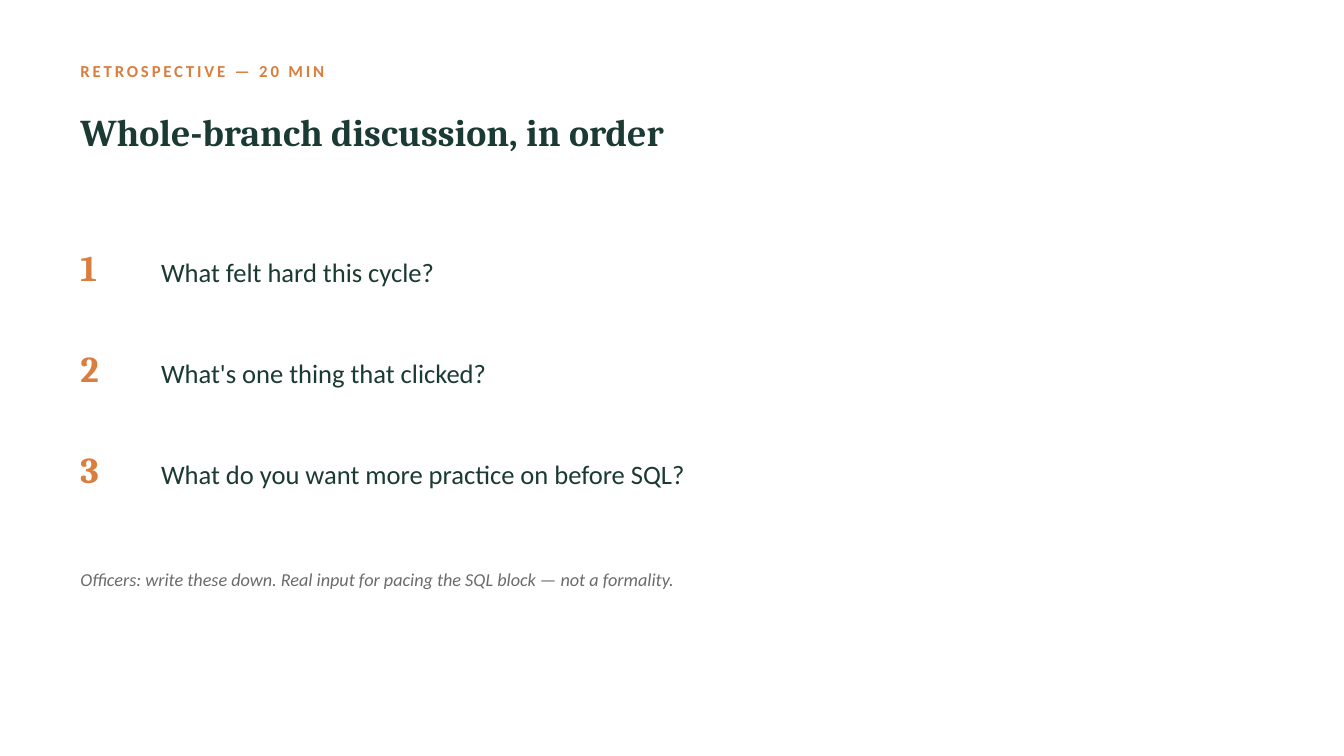
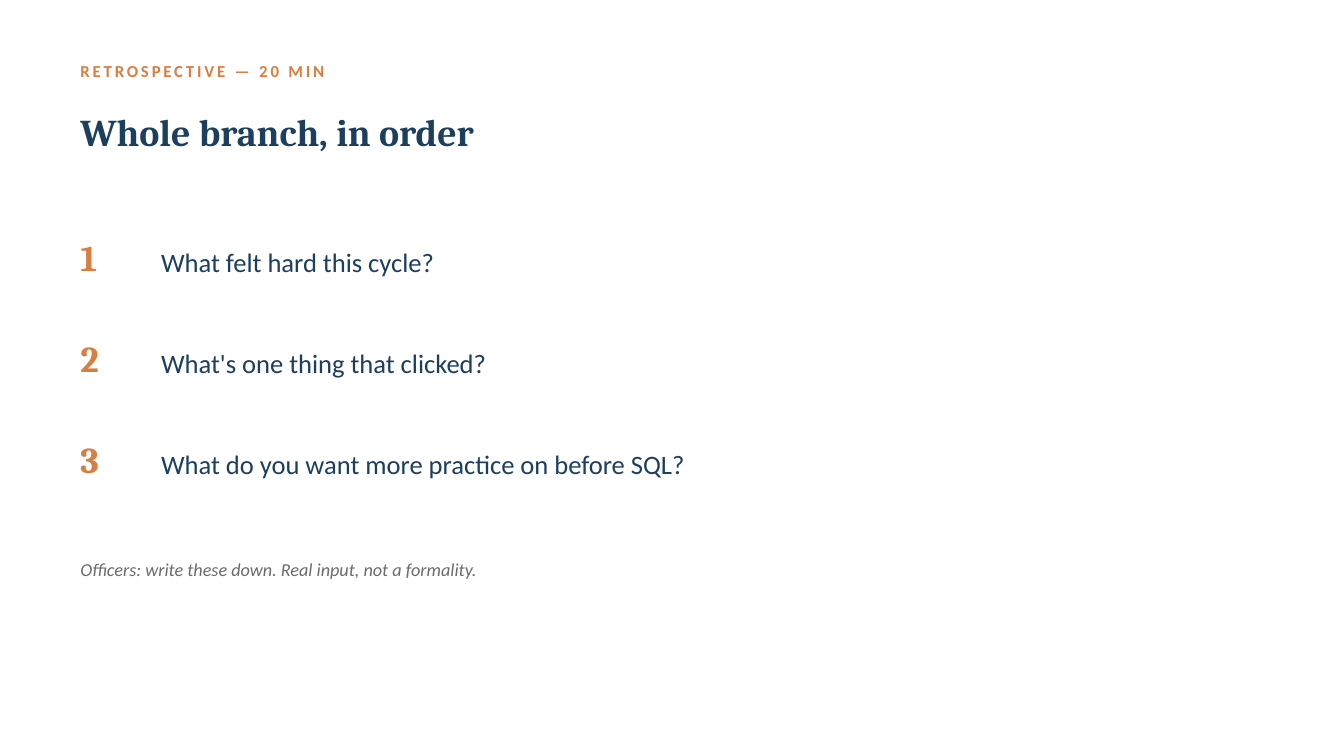
Before and after one commit to Zahi-Rahman/DSDG-Data-Analytics-Branch, a slide deck: slide 4 of week-04-mini-project-review/slides/week-04-slides.pptx (slide 5 before the commit). Drawn at 1344x756 pixels with LibreOffice and Linux fonts; fonts in the diff are those of the drawing. Boxes give left, top, right and bottom in pixels: in the first picture for what was removed or moved away, otherwise in the second. Text is boxed around its words. In the diff, an @@ line names an element or a change of style, - is before the commit and + after.

```diff
--- a/week-04-mini-project-review/slides/week-04-slides.pptx
+++ b/week-04-mini-project-review/slides/week-04-slides.pptx
@@ text at [80, 119, 474, 151]: text changed; text colour #1B3A34 to #1C3F60 @@
-Whole-branch discussion, in order
+Whole branch, in order
@@ text colour #1B3A34 to #1C3F60 in 3 elements at [161, 455, 684, 479], [161, 253, 434, 277], [161, 354, 486, 378] @@
@@ 6 texts: place and size @@
-6 texts at [80, 256, 684, 489]
+6 texts at [80, 246, 684, 479]
@@ text at [80, 563, 477, 579]: text changed @@
-Officers: write these down. Real input for pacing the SQL block — not a formality.
+Officers: write these down. Real input, not a formality.
```
Also in this commit, not shown: 4 other slides changed, 1 slide added, 2 slides removed, 4 other files.
